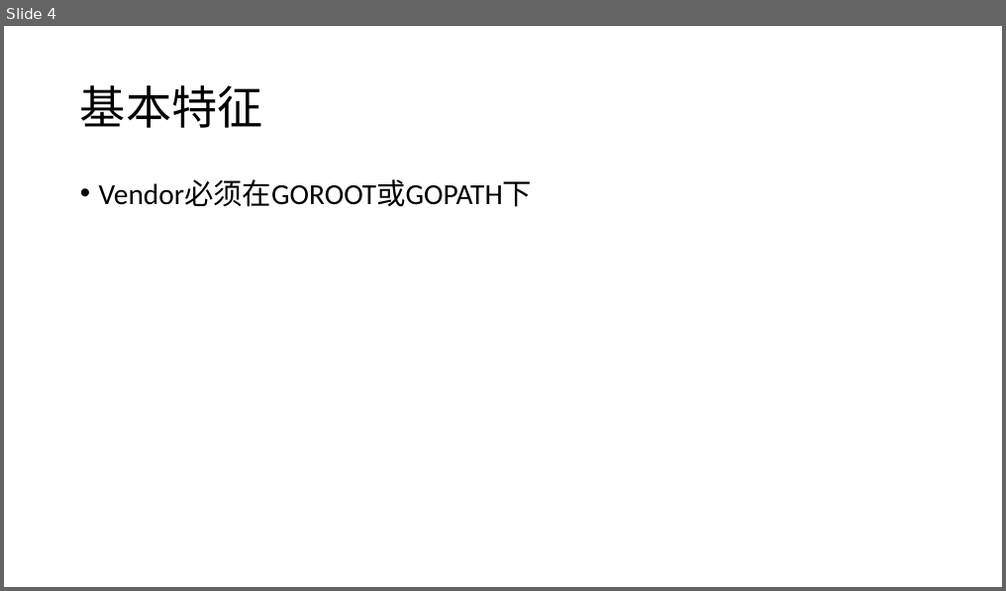
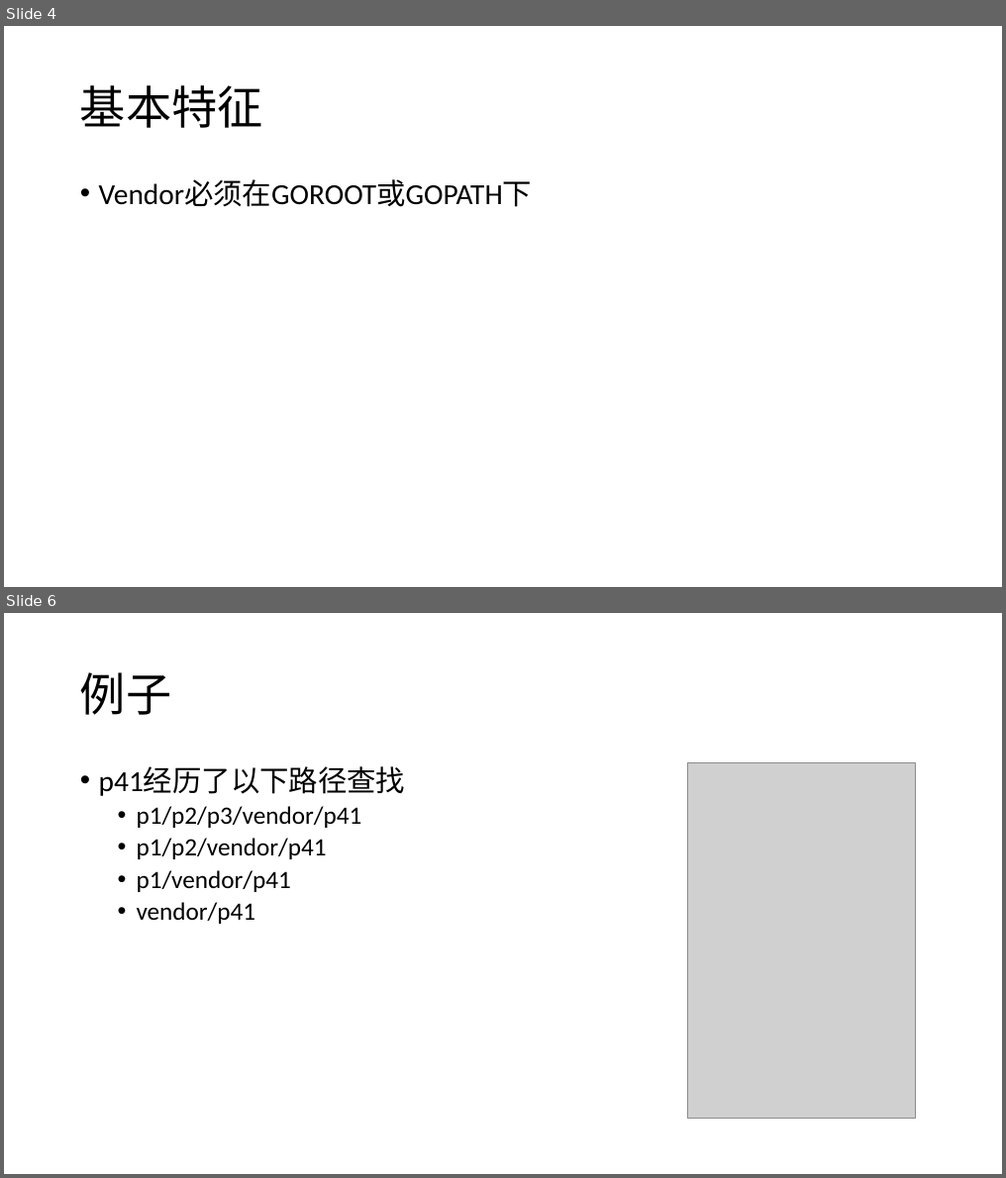
Before and after one commit to yangyuqian/technical-articles, a slide deck: go/series/1.2 Vendoring.pptx. Shown one above the other, each under a label of ours: slide 4 before the commit, slides 4 and 6 after it; the slides between them are not shown. The pictures are 1006x591 and 1006x1178 pixels, drawn with LibreOffice and Linux fonts; fonts in the diff are those of the drawing; grey boxes stand for pictures. Boxes give left, top, right and bottom in pixels: in the first picture for what was removed or moved away, otherwise in the second. Text is boxed around its words. In the diff, an @@ line names an element or a change of style, - is before the commit and + after.

```diff
--- a/go/series/1.2 Vendoring.pptx
+++ b/go/series/1.2 Vendoring.pptx
@@ slide 6 added at (4,613,1002,1174), background #FFFFFF @@
@@ title added at (80,672,171,715), 44 pt, text #000000 @@
+例子
@@ text added at (99,766,405,924), 24 pt, text #000000 @@
+• p41经历了以下路径查找
+  • p1/p2/p3/vendor/p41
+  • p1/p2/vendor/p41
+  • p1/vendor/p41
+  • vendor/p41
@@ picture added at (687,762,915,1119) @@
```
Also in this commit, not shown: 1 slide changed, 1 other slide added, 9 other files.
